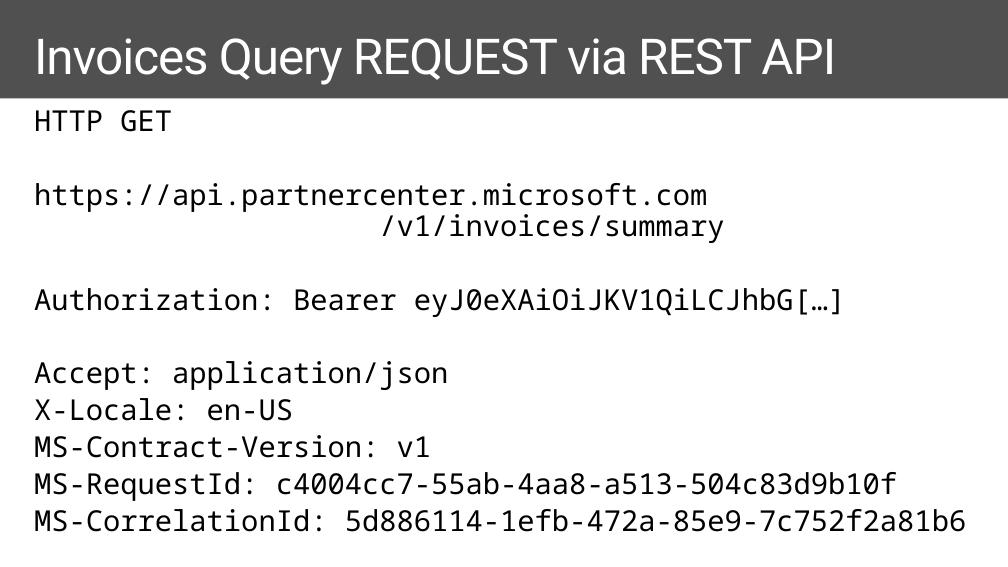
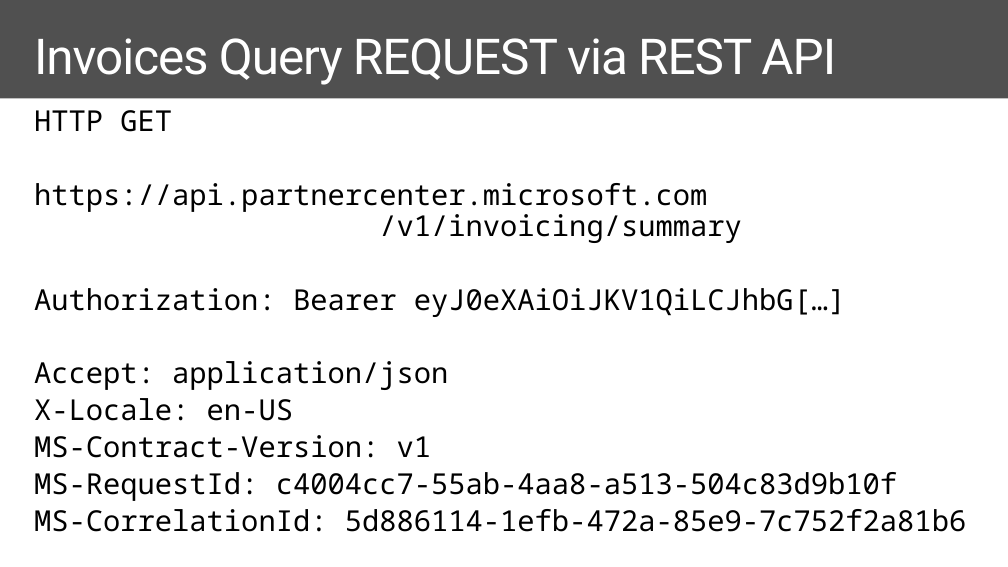
Before and after one commit to isabella232/training-course, a slide deck: slide 18 of mod-08-invoices/mod-08-invoices.pptx. Drawn at 1008x567 pixels with LibreOffice and Linux fonts; fonts in the diff are those of the drawing; background and template pictures are left out. Boxes give left, top, right and bottom in pixels: in the first picture for what was removed or moved away, otherwise in the second. Text is boxed around its words. In the diff, an @@ line names an element or a change of style, - is before the commit and + after.

Commit message:
update slides and demos with Partner Center SDK GA updates

```diff
--- a/mod-08-invoices/mod-08-invoices.pptx
+++ b/mod-08-invoices/mod-08-invoices.pptx
@@ text at (34,183,742,243): text changed @@
-https://api.partnercenter.microsoft.com
-/v1/invoices/summary
+https://api.partnercenter.microsoft.com
+/v1/invoicing/summary
```
Also in this commit, not shown: 2 other slides changed, 15 other files.
